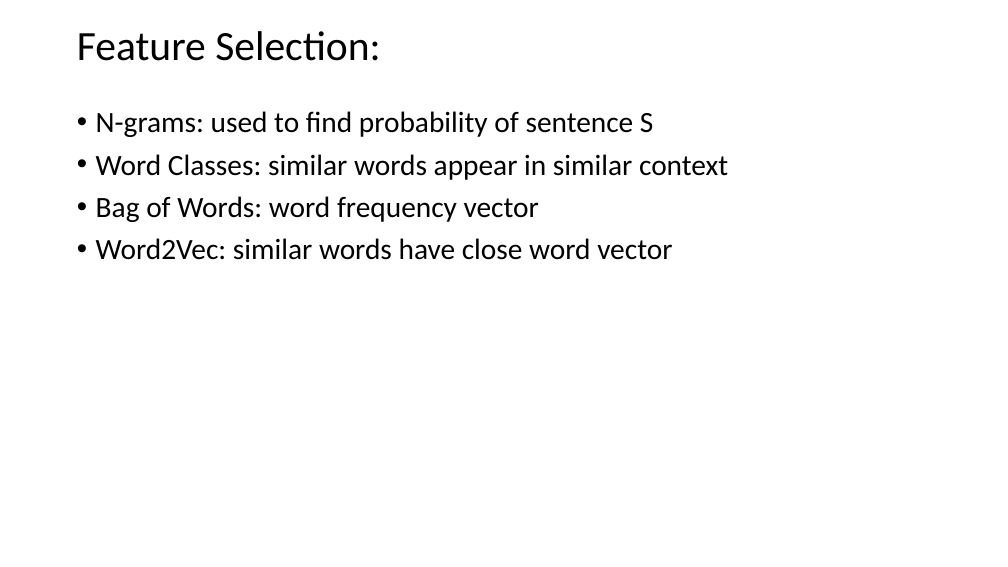
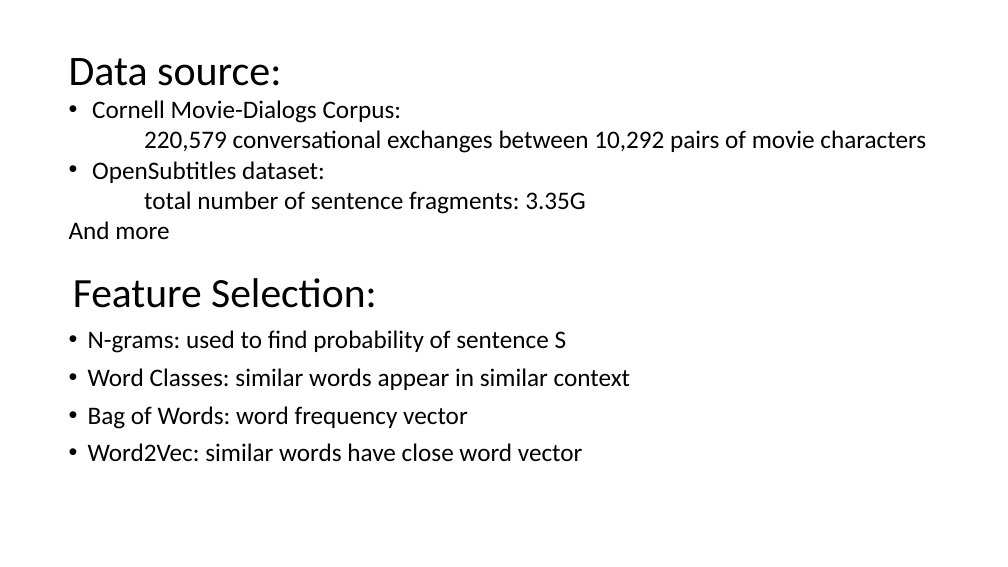
Before and after one commit to GPUPhobia/PaperReview, a slide deck: slide 4 of Proposal.pptx (slide 5 before the commit). Drawn at 1008x567 pixels with LibreOffice and Linux fonts; fonts in the diff are those of the drawing. Boxes give left, top, right and bottom in pixels: in the first picture for what was removed or moved away, otherwise in the second. Text is boxed around its words. In the diff, an @@ line names an element or a change of style, - is before the commit and + after.

Commit message:
some modifications and added dataset info

```diff
--- a/Proposal.pptx
+++ b/Proposal.pptx
@@ text added at box(69, 58, 926, 239), 24 pt, text #000000 @@
+Data source:
+• Cornell Movie-Dialogs Corpus:
+220,579 conversational exchanges between 10,292 pairs of movie characters
+• OpenSubtitles dataset:
+total number of sentence fragments: 3.35G
+And more
@@ title "Feature Selection:": place and size @@
-title "Feature Selection:" at box(77, 31, 380, 61)
+title "Feature Selection:" at box(73, 278, 376, 308)
@@ text "N-grams: used to find probability ...": place and size @@
-text "N-grams: used to find probability ..." at box(96, 111, 728, 260)
+text "N-grams: used to find probability ..." at box(88, 330, 630, 462)
@@ text "N-grams: used to find probability ..." at box(88, 330, 630, 462): size 28 to 24 pt @@
```
Also in this commit, not shown: 6 other slides changed, 4 slides added, 3 slides removed.
